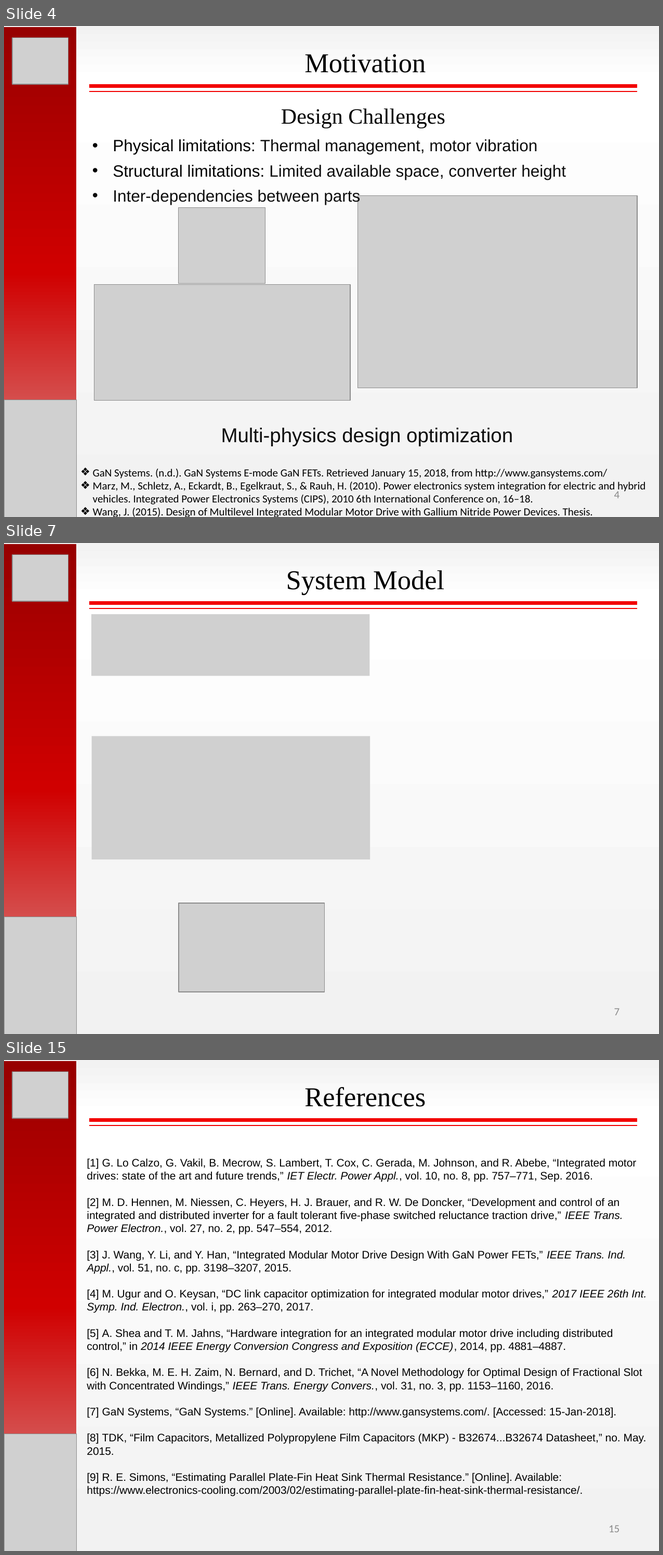
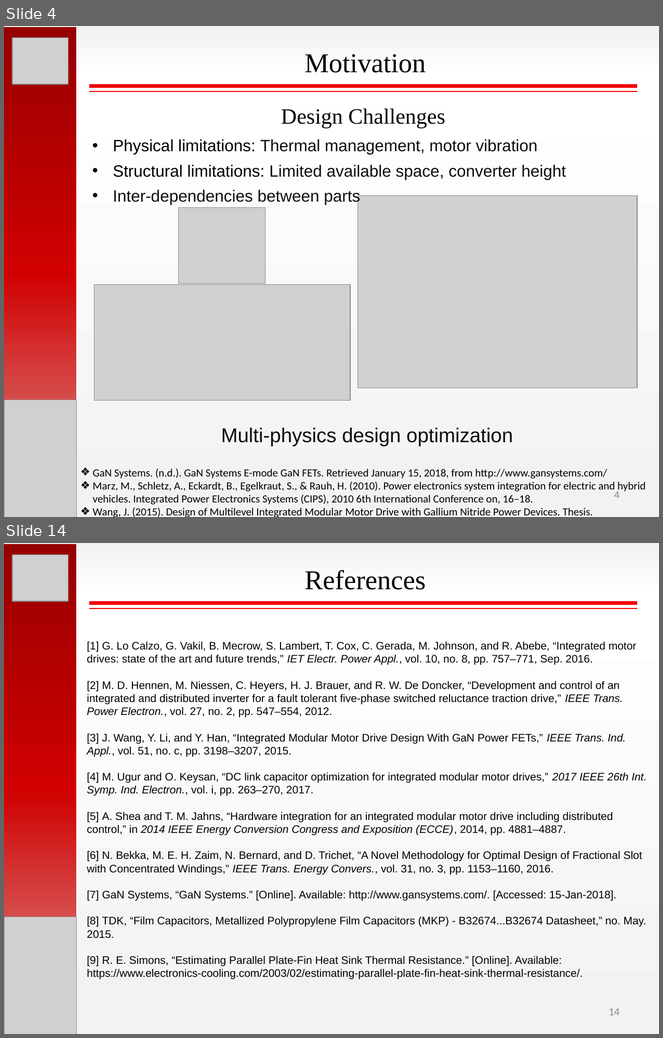
Before and after one commit to hakanpolat/IMMD, a slide deck: Paper/PEMD 2018/Presentation/PEMD2018_OralPres_Mesut_Uğur.pptx. Shown one above the other, each under a label of ours: slides 4, 7 and 15 before the commit, slides 4 and 14 after it; the slides between them are not shown. The pictures are 663x1555 and 663x1038 pixels, drawn with LibreOffice and Linux fonts; fonts in the diff are those of the drawing; grey boxes stand for pictures. Boxes give left, top, right and bottom in pixels: in the first picture for what was removed or moved away, otherwise in the second. Text is boxed around its words. In the diff, an @@ line names an element or a change of style, - is before the commit and + after.

```diff
--- a/Paper/PEMD 2018/Presentation/PEMD2018_OralPres_Mesut_Uğur.pptx
+++ b/Paper/PEMD 2018/Presentation/PEMD2018_OralPres_Mesut_Uğur.pptx
@@ slide 7 removed at (4,543,659,1034), background gradient #F2F2F2 to #FFFFFF @@
@@ rectangle removed at (4,544,77,1034) @@
@@ picture removed at (12,555,68,601) @@
@@ text removed at (286,570,444,595) @@
-System Model
@@ line removed from (89, 603) to (637, 603) @@
@@ line removed from (89, 609) to (637, 609) @@
@@ picture removed at (91,614,370,676) @@
@@ picture removed at (92,736,370,860) @@
@@ picture removed at (179,903,325,992) @@
@@ picture removed at (4,917,76,1034) @@
@@ page number removed at (614,1008,620,1016) @@
-7
@@ what was slide 15 is now slide 14 @@
@@ page number at (609,1008,620,1016): text changed @@
-15
+14
```
Also in this commit, not shown: 9 slides changed.
